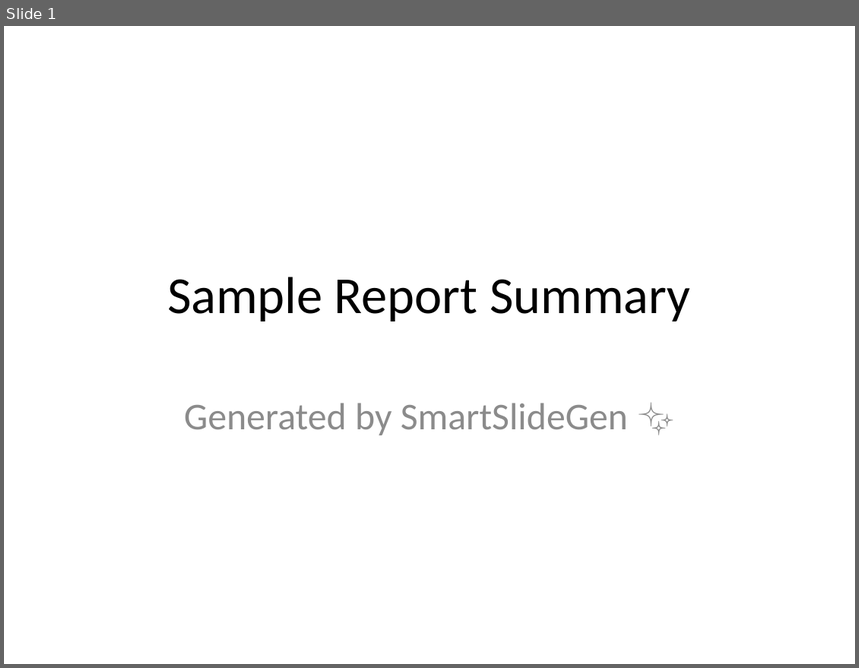
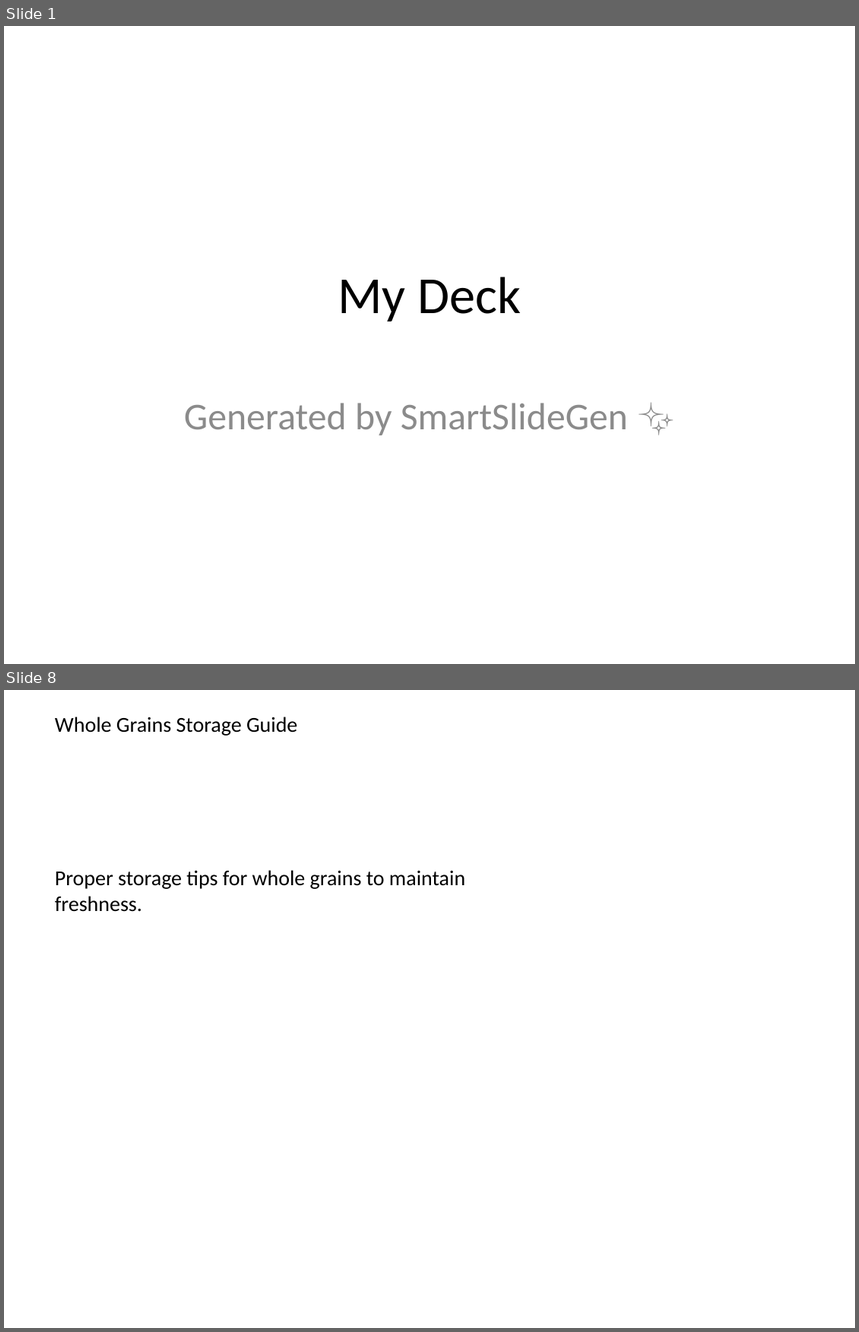
Before and after one commit to abhishek-bagepalli/The-Slide-Whisperer, a slide deck: output.pptx. Shown one above the other, each under a label of ours: slide 1 before the commit, slides 1 and 8 after it; the slides between them are not shown. The pictures are 859x668 and 859x1332 pixels, drawn with LibreOffice and Linux fonts; fonts in the diff are those of the drawing. Boxes give left, top, right and bottom in pixels: in the first picture for what was removed or moved away, otherwise in the second. Text is boxed around its words. In the diff, an @@ line names an element or a change of style, - is before the commit and + after.

```diff
--- a/output.pptx
+++ b/output.pptx
@@ slide 8 added at [4, 690, 855, 1328], background #FFFFFF @@
@@ text added at [55, 717, 297, 736], 18 pt, text #000000 @@
+Whole Grains Storage Guide
@@ text added at [55, 870, 465, 912], 18 pt, text #000000 @@
+Proper storage tips for whole grains to maintain freshness.
@@ slide 1 changed as well @@
@@ title at [338, 277, 521, 322]: text changed @@
-Sample Report Summary
+My Deck
```
Also in this commit, not shown: 7 other slides added, 5 slides removed, 14 other files.
